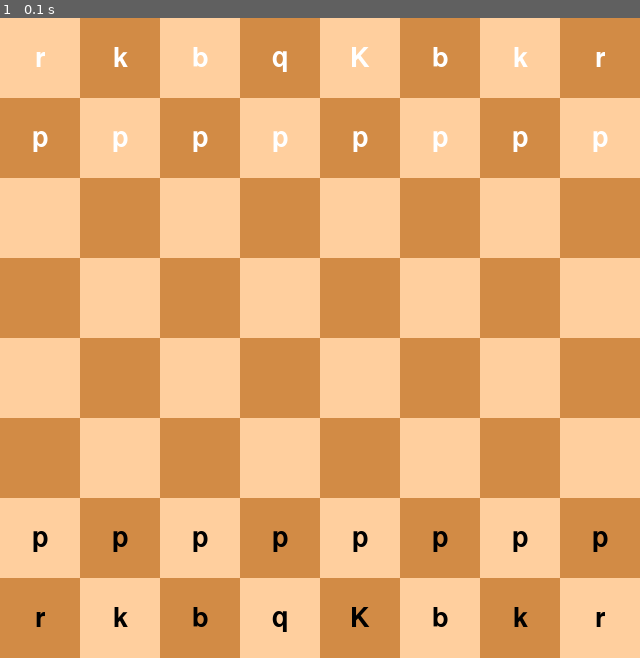
Above: before the commit, frame 1.
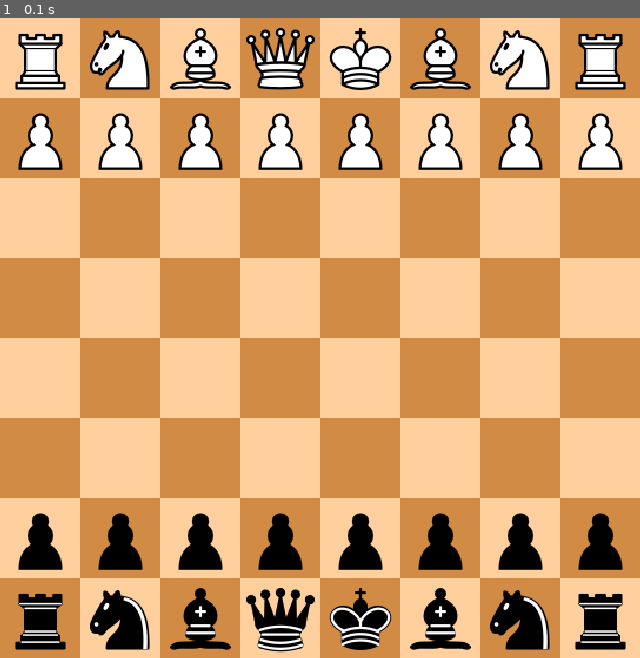
Above: after the commit, the same moment.

Repository: l-huisman/Big-Data-and-AI
Game: pygame game, started from chess/main.py
Same seed, same stepped clock (60 frames per second), same inputs: the game is played once before the commit and once after it.
Inputs:
- Up to frame 1 (0.1 s): no input

The runs differ from the first frame. In frame 1, 14% of the frame differs, in the area x 2-98%, y 1-100%.

Commit message:
place imgs instead of text

Diff:
--- a/chess/board.py
+++ b/chess/board.py
@@ -64,4 +64,4 @@
                 pygame.draw.rect(screen, color, (i * 80, j * 80, 80, 80))
                 piece: Piece = self.board[i][j]
                 if piece != "":
-                    piece.draw(screen, 80, j, i, piece.piece_type.letter)
+                    piece.draw(screen, 80, j, i)
--- a/chess/constants.py
+++ b/chess/constants.py
@@ -5,17 +5,12 @@
 
 
 class PieceType(Enum):
-    KING = 0, 'K'
-    QUEEN = 1, 'q'
-    ROOK = 2, 'r'
-    BISHOP = 3, 'b'
-    KNIGHT = 4, 'k'
-    PAWN = 5, 'p'
-
-    def __init__(self, value, letter):
-        self._value_ = value
-        self.letter = letter
-
+    KING = 0
+    QUEEN = 1
+    ROOK = 2
+    BISHOP = 3
+    KNIGHT = 4
+    PAWN = 5
 
 class Color(Enum):
     WHITE = -1
--- a/chess/pieces/piece.py
+++ b/chess/pieces/piece.py
@@ -20,14 +20,10 @@
         self.x_position = x_position
         self.y_position = y_position
 
-    def draw(self, screen, square_size: int, y: int, x: int, piece_letter: str):
-        font = pygame.font.Font(None, 40)
-        if self.color == Color.WHITE:
-            text = font.render(piece_letter, 1, (255, 255, 255))
-        else:
-            text = font.render(piece_letter, 1, (0, 0, 0))
-        text_rect = text.get_rect(center=(x * square_size + square_size / 2, y * square_size + square_size / 2))
-        screen.blit(text, text_rect)
+    def draw(self, screen, square_size: int, y: int, x: int) -> None:
+        image = pygame.image.load("img/" + self.piece_type.name + "_" + self.color.name + ".png")
+        image = pygame.transform.scale(image, (square_size, square_size))
+        screen.blit(image, (x * square_size, y * square_size))
 
     def _calulate_horizontals(self, x_increment, y_increment):
         for i in range(1, 8):
